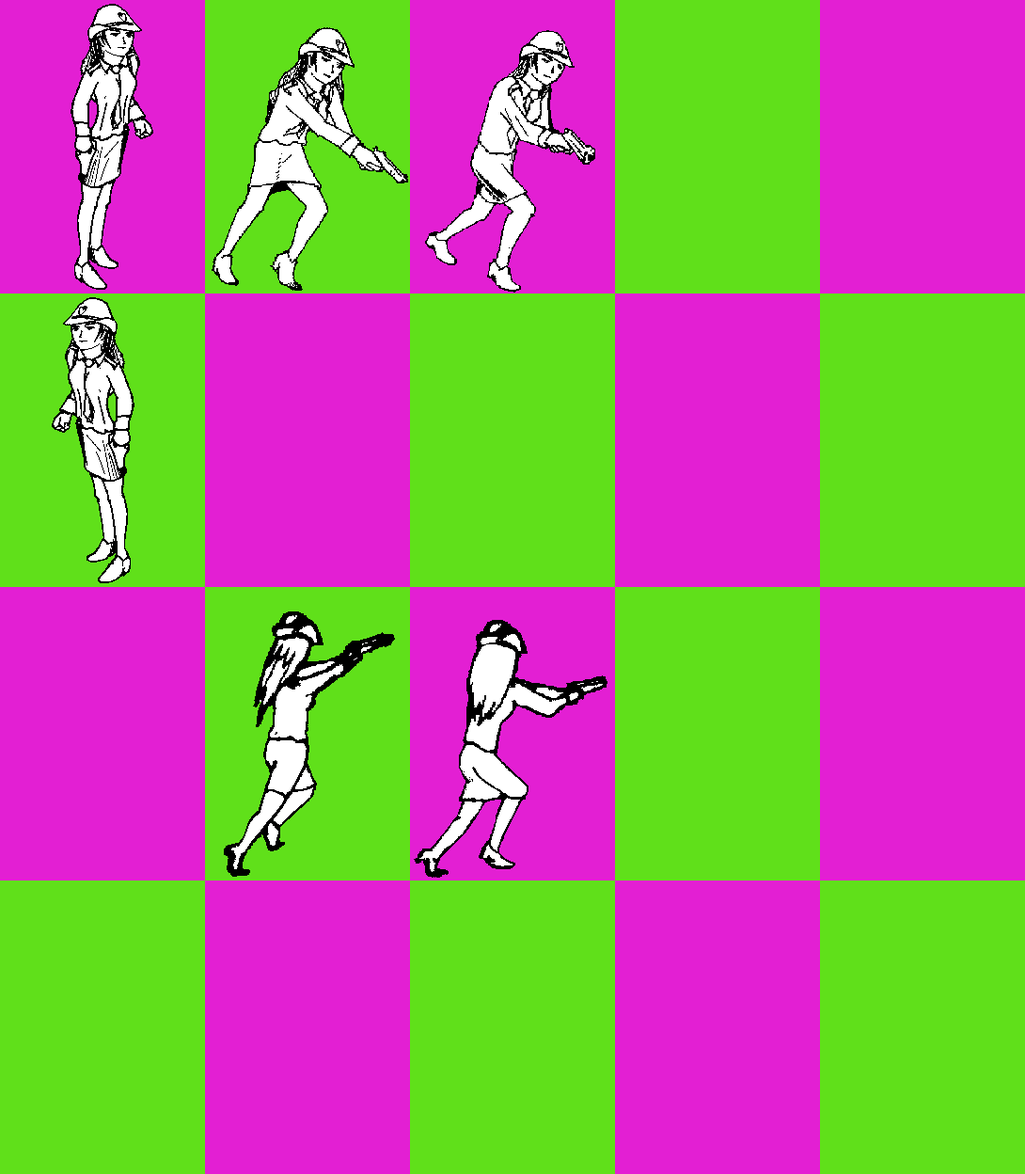
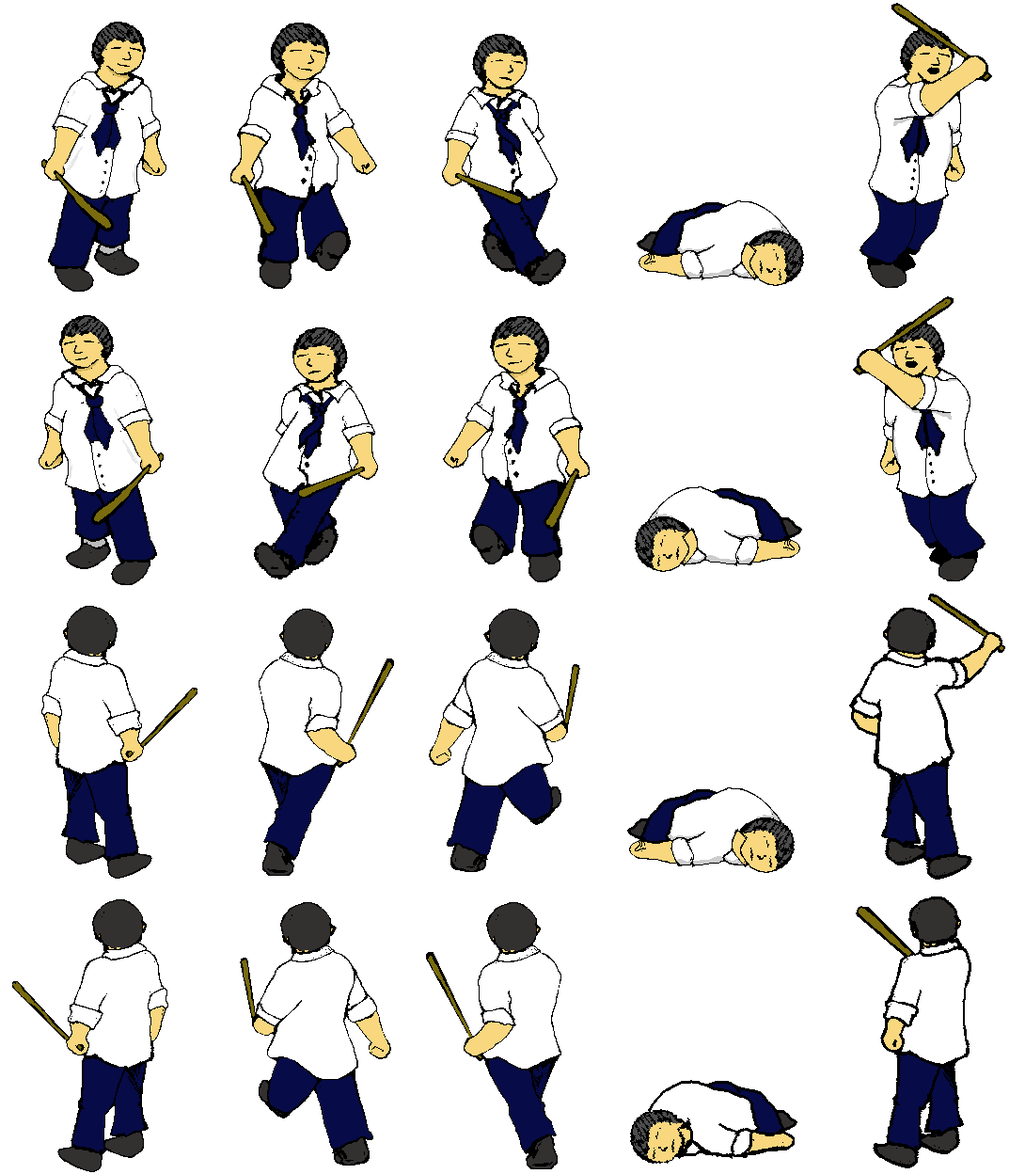
Two versions of the same layered image (1025 × 1174). Layer-by-layer changes:
showed "fatboy", moved it above "Pasted Layer", painted on it over [0, 2, 1011, 1172]
hid "police" over [51, 3, 608, 878]
hid "Layer" over [0, 0, 1025, 1174]
